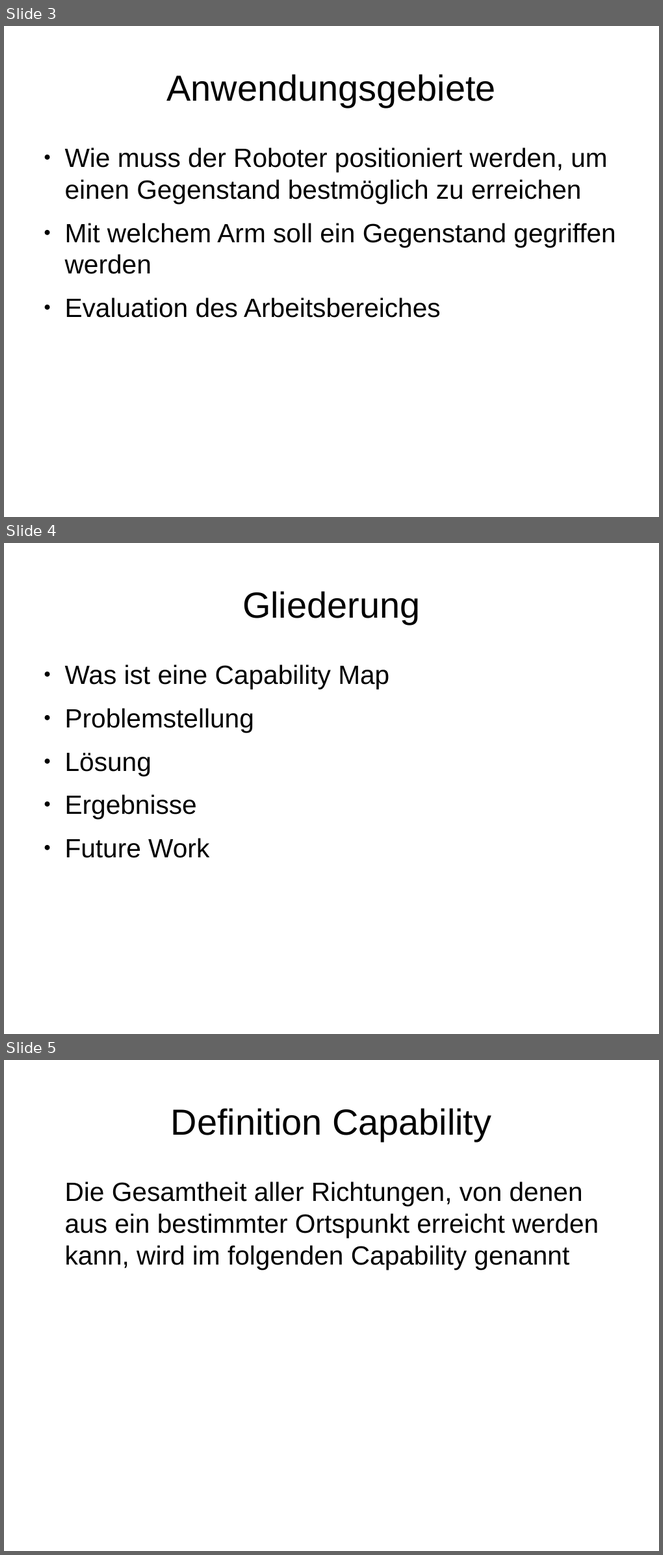
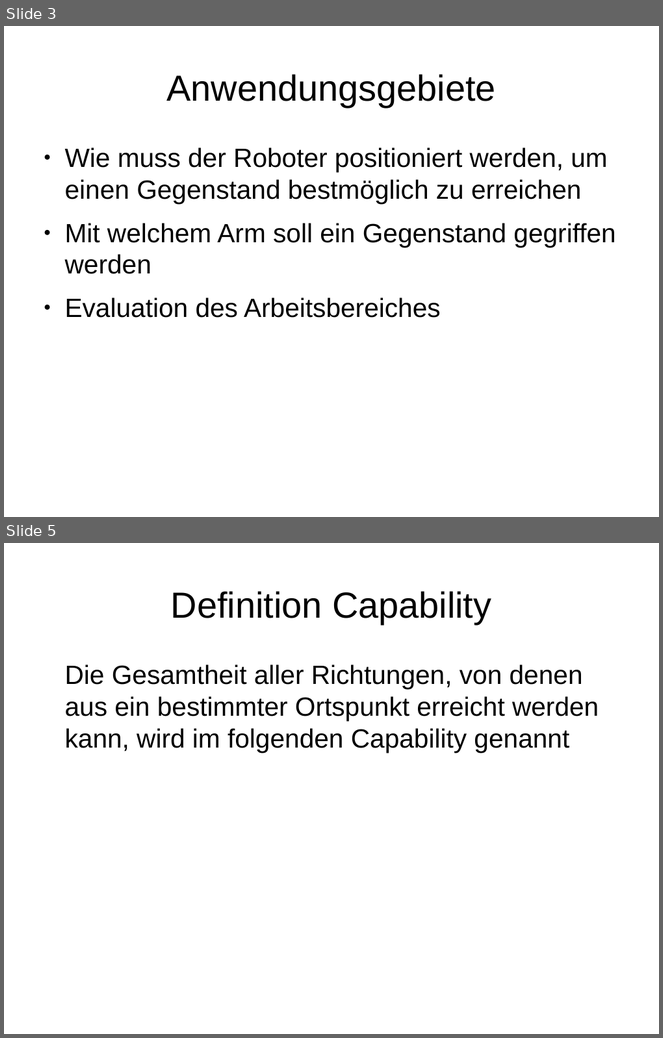
Before and after one commit to JochenKempfle/capability_map, a slide deck: Bachelorarbeit/Präsentation.odp. Shown one above the other, each under a label of ours: slides 3, 4 and 5 before the commit, slides 3 and 5 after it; the slides between them are not shown. The pictures are 663x1555 and 663x1038 pixels, drawn with LibreOffice and Linux fonts; fonts in the diff are those of the drawing. Boxes give left, top, right and bottom in pixels: in the first picture for what was removed or moved away, otherwise in the second. Text is boxed around its words. In the diff, an @@ line names an element or a change of style, - is before the commit and + after.

```diff
--- a/Bachelorarbeit/Präsentation.odp
+++ b/Bachelorarbeit/Präsentation.odp
@@ slide 4 removed at <box>4,543,659,1034</box>, background #FFFFFF @@
@@ title removed at <box>243,591,420,624</box> @@
-Gliederung
@@ text removed at <box>65,665,389,858</box> @@
-● Was ist eine Capability Map
-● Problemstellung
-● Lösung
-● Ergebnisse
-● Future Work
```
Also in this commit, not shown: 4 slides changed, 5 slides added, 2 other slides removed.
